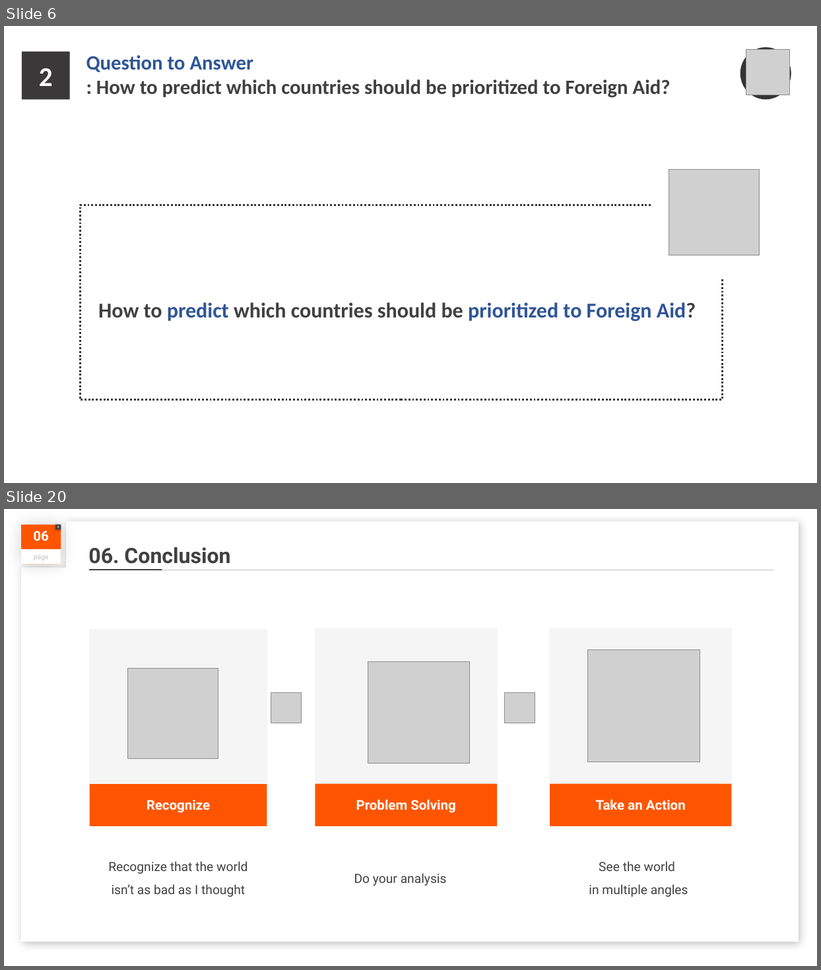
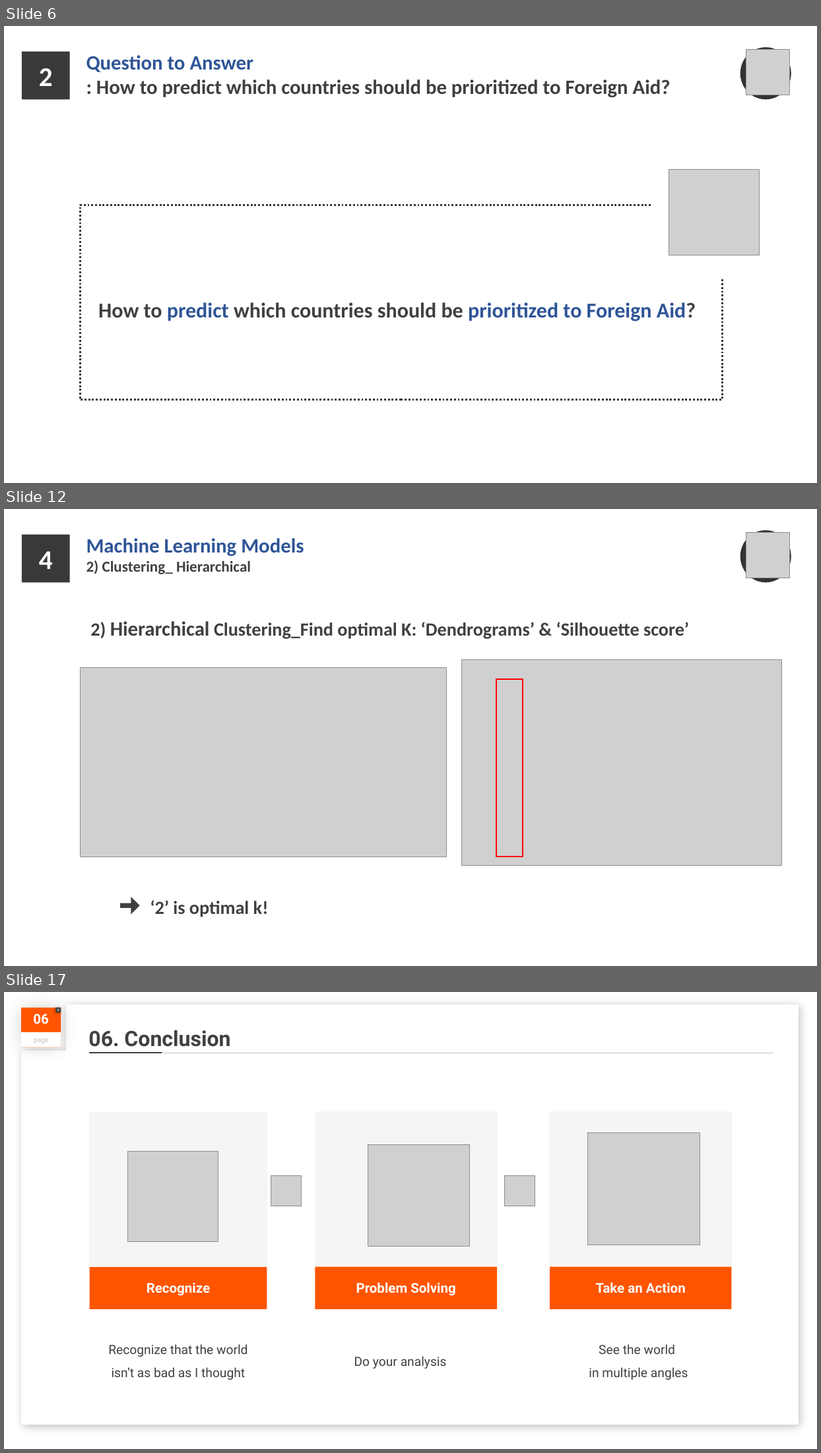
Before and after one commit to hej6853/Rowdy_Rooster_Project3, a slide deck: Factfulness_FINAL.pptx. Shown one above the other, each under a label of ours: slides 6 and 20 before the commit, slides 6, 12 and 17 after it; the slides between them are not shown. The pictures are 821x970 and 821x1453 pixels, drawn with LibreOffice and Linux fonts; fonts in the diff are those of the drawing; grey boxes stand for pictures; background and template pictures are left out. Boxes give left, top, right and bottom in pixels: in the first picture for what was removed or moved away, otherwise in the second. Text is boxed around its words. In the diff, an @@ line names an element or a change of style, - is before the commit and + after.

```diff
--- a/Factfulness_FINAL.pptx
+++ b/Factfulness_FINAL.pptx
@@ slide 12 added at <box>4,509,817,966</box>, background picture (left out) @@
@@ rectangle added at <box>22,535,70,583</box>, fill #3A3838 @@
@@ text added at <box>86,538,304,574</box>, 18 pt, text #404040, bold @@
+Machine Learning Models
+2) Clustering_ Hierarchical
@@ ellipse added at <box>741,530,791,583</box>, fill #333333 @@
@@ picture added at <box>746,532,789,578</box> @@
@@ text added at <box>39,551,53,569</box>, 32 pt, text #FFFFFF, bold @@
+4
@@ text added at <box>90,621,689,639</box>, 22 pt, text #404040, bold @@
+2) Hierarchical Clustering_Find optimal K: ‘Dendrograms’ & ‘Silhouette score’
@@ picture added at <box>461,659,781,866</box> @@
@@ picture added at <box>81,667,447,857</box> @@
@@ rectangle added at <box>496,680,523,857</box>, outline #FF0000 1.5 pt @@
@@ right arrow added at <box>121,898,139,914</box>, fill #404040, outline #404040 1 pt @@
@@ text added at <box>150,900,269,918</box>, 22 pt, text #404040, bold @@
+‘2’ is optimal k!
@@ what was slide 20 is now slide 17 @@
```
Also in this commit, not shown: 6 slides changed, 5 other slides added, 11 slides removed, 8 other files.
